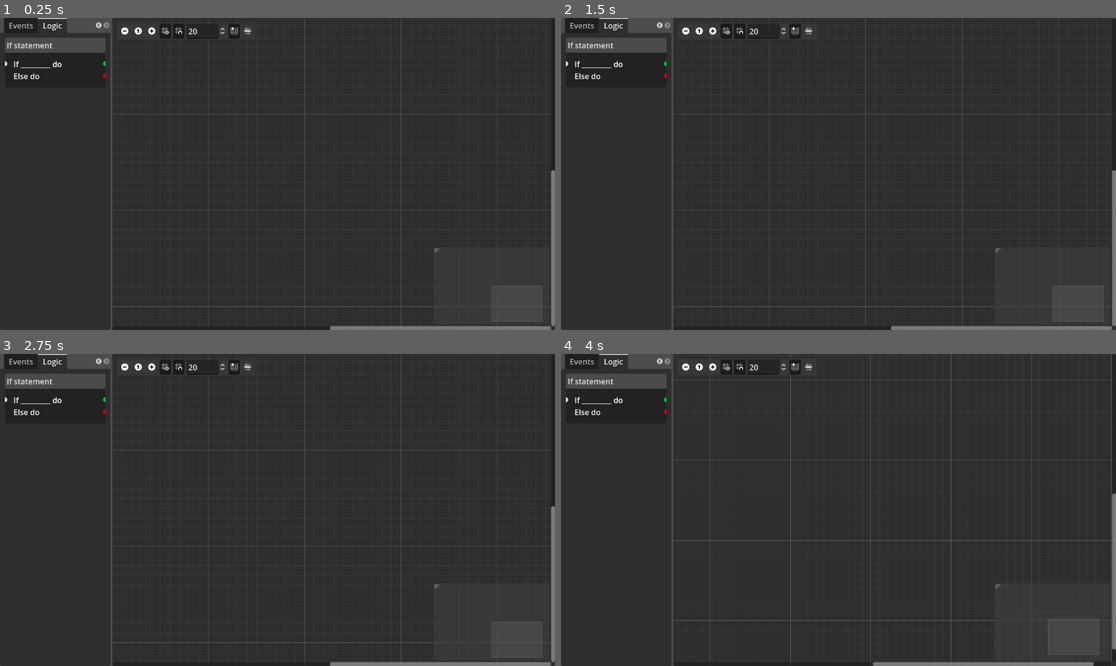
Above: before the commit, frames 1-4 (two rows, left to right).
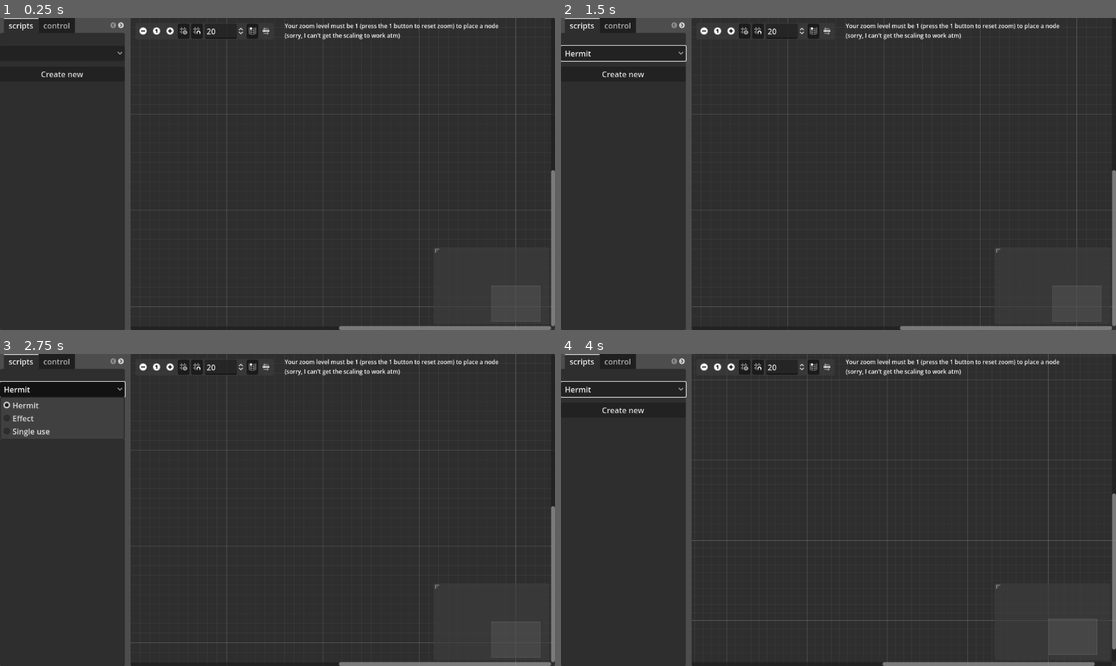
Above: after the commit, the same moments.

Repository: Tyrannicodin/card-creator
Game: Godot game, scene res://script_editor/editor.tscn
Two runs of this game, one before a commit and one after it. Both use one fixed random seed, a clock stepped at 60 frames per second and the inputs below. The project has no main scene, so this scene is started directly.
Inputs (mouse positions are in pixels of both pictures, inside the frame that each line leads up to; where the layout moved, square brackets give the same spot in the first picture):
- Up to frame 1 (0.25 s): no input
- Up to frame 2 (1.5 s): click (622, 52) at 0.52 s; click (622, 74) at 1.25 s, where only the run after the commit has a clickable "Create new"
- Up to frame 3 (2.75 s): click (61, 388) at 2 s, where only the run after the commit has a clickable "Hermit"
- Up to frame 4 (4 s): click (622, 410) at 2.75 s, where only the run after the commit has a clickable "Create new"; click (705, 366) [683, 366] at 3.5 s

The runs differ from the first frame. In frame 1, 4.2% of the frame differs, in the area x 0-98%, y 0-100%; in frame 2, 4.3%; in frame 3, 5.7%; in frame 4, 4.7%.

Commit message:
Script stuff

Diff:
--- a/resources/enums.gd
+++ b/resources/enums.gd
@@ -33,3 +33,11 @@
     SPEEDRUNNER,
     TERRAFORM,
 }
+
+enum ComponentType {
+    BOOLEAN,
+    NUMBER,
+    ROW,
+    TEXT,
+    CARD,
+}
--- a/script_editor/Graph.gd
+++ b/script_editor/Graph.gd
@@ -4,7 +4,20 @@
 func _ready():
 	add_valid_connection_type(0, 1)
 	add_valid_connection_type(1, 0)
+	add_valid_connection_type(2, 3)
+	add_valid_connection_type(3, 2)
 	connect("connection_request", _on_connection_request)
 
 func _on_connection_request(from_node: StringName, from_port: int, to_node: StringName, to_port: int):
+	#TODO: Recursion checker
 	connect_node(from_node, from_port, to_node, to_port)
+
+func _on_disconnection_request(from_node: StringName, from_port: int, to_node: StringName, to_port: int):
+	disconnect_node(from_node, from_port, to_node, to_port)
+
+func _can_drop_data(_at_position, data):
+	return data.has("node") and zoom == 1
+
+func _drop_data(at_position, data):
+	data["node"].reparent(self)
+	data["node"].position_offset = scroll_offset + at_position - data["held_offset"]
--- a/script_editor/editor.tscn
+++ b/script_editor/editor.tscn
@@ -1,9 +1,12 @@
-[gd_scene load_steps=3 format=3 uid="uid://j5pukgbpwgso"]
+[gd_scene load_steps=4 format=3 uid="uid://j5pukgbpwgso"]
 
-[ext_resource type="PackedScene" uid="uid://cf54y5vm4nhdc" path="res://script_editor/node_spawners/control/if_statement.tscn" id="1_eev7b"]
-[ext_resource type="Script" path="res://script_editor/Graph.gd" id="2_4x8hf"]
+[ext_resource type="Script" path="res://script_editor/script_loader.gd" id="1_51s2h"]
+[ext_resource type="Script" path="res://script_editor/graph.gd" id="2_4x8hf"]
 
-[node name="editor" type="HBoxContainer"]
+[sub_resource type="LabelSettings" id="LabelSettings_wsinc"]
+font_size = 12
+
+[node name="editor" type="HSplitContainer"]
 anchors_preset = 15
 anchor_right = 1.0
 anchor_bottom = 1.0
@@ -13,20 +16,19 @@
 [node name="TabContainer" type="TabContainer" parent="."]
 layout_mode = 2
 size_flags_horizontal = 3
-size_flags_stretch_ratio = 0.25
-current_tab = 2
+size_flags_stretch_ratio = 0.3
+script = ExtResource("1_51s2h")
 
-[node name="Scripts" type="VSplitContainer" parent="TabContainer"]
-visible = false
+[node name="scripts" type="VSplitContainer" parent="TabContainer"]
 layout_mode = 2
 
-[node name="Current" type="VBoxContainer" parent="TabContainer/Scripts"]
+[node name="Current" type="VBoxContainer" parent="TabContainer/scripts"]
 layout_mode = 2
 
-[node name="Name" type="Label" parent="TabContainer/Scripts/Current"]
+[node name="Name" type="Label" parent="TabContainer/scripts/Current"]
 layout_mode = 2
 
-[node name="Type" type="OptionButton" parent="TabContainer/Scripts/Current"]
+[node name="Type" type="OptionButton" parent="TabContainer/scripts/Current"]
 layout_mode = 2
 item_count = 3
 popup/item_0/text = "Hermit"
@@ -36,38 +38,25 @@
 popup/item_2/text = "Single use"
 popup/item_2/id = 2
 
-[node name="Files" type="VBoxContainer" parent="TabContainer/Scripts"]
+[node name="Files" type="VBoxContainer" parent="TabContainer/scripts"]
 layout_mode = 2
 
-[node name="New" type="Button" parent="TabContainer/Scripts/Files"]
+[node name="New" type="Button" parent="TabContainer/scripts/Files"]
 layout_mode = 2
 text = "Create new"
-
-[node name="Events" type="VBoxContainer" parent="TabContainer"]
-visible = false
-layout_mode = 2
-
-[node name="Logic" type="MarginContainer" parent="TabContainer"]
-layout_mode = 2
-theme_override_constants/margin_left = 10
-theme_override_constants/margin_top = 10
-theme_override_constants/margin_right = 10
-theme_override_constants/margin_bottom = 10
-
-[node name="ScrollContainer" type="ScrollContainer" parent="TabContainer/Logic"]
-layout_mode = 2
-
-[node name="VBoxContainer" type="VBoxContainer" parent="TabContainer/Logic/ScrollContainer"]
-layout_mode = 2
-size_flags_horizontal = 3
-size_flags_vertical = 3
-
-[node name="If statement" parent="TabContainer/Logic/ScrollContainer/VBoxContainer" instance=ExtResource("1_eev7b")]
-layout_mode = 2
-offset_right = 209.0
-offset_bottom = 103.0
 
 [node name="GraphEdit" type="GraphEdit" parent="."]
 layout_mode = 2
 size_flags_horizontal = 3
+right_disconnects = true
 script = ExtResource("2_4x8hf")
+
+[node name="Label" type="Label" parent="GraphEdit"]
+layout_mode = 0
+offset_left = 320.0
+offset_top = 8.0
+offset_right = 764.0
+offset_bottom = 45.0
+text = "Your zoom level must be 1 (press the 1 button to reset zoom) to place a node
+(sorry, I can't get the scaling to work atm)"
+label_settings = SubResource("LabelSettings_wsinc")
--- a/script_editor/node_spawners/component.gd
+++ /dev/null
@@ -1,9 +0,0 @@
-extends Label
-
-@export_group("left")
-@export var left: bool = false
-@export var left_color: Color = "ffffff"
-
-@export_group("right")
-@export var right: bool = false
-@export var right_color: Color = "ffffff"
--- a/script_editor/node_spawners/control/if_statement.tscn
+++ b/script_editor/node_spawners/control/if_statement.tscn
@@ -1,43 +1,36 @@
-[gd_scene load_steps=3 format=3 uid="uid://cf54y5vm4nhdc"]
+[gd_scene load_steps=2 format=3 uid="uid://cf54y5vm4nhdc"]
 
 [ext_resource type="Script" path="res://script_editor/node_spawners/script_node.gd" id="1_ke7jj"]
-[ext_resource type="Script" path="res://script_editor/node_spawners/component.gd" id="2_tdfww"]
 
 [node name="If statement" type="GraphNode"]
 offset_right = 9.0
 offset_bottom = 55.0
-slot/0/left_enabled = false
-slot/0/left_type = 0
+resizable = true
+title = "If Statement"
+slot/0/left_enabled = true
+slot/0/left_type = 2
 slot/0/left_color = Color(1, 1, 1, 1)
 slot/0/left_icon = null
-slot/0/right_enabled = false
-slot/0/right_type = 0
+slot/0/right_enabled = true
+slot/0/right_type = 3
 slot/0/right_color = Color(1, 1, 1, 1)
 slot/0/right_icon = null
 slot/0/draw_stylebox = true
-slot/1/left_enabled = false
+slot/1/left_enabled = true
 slot/1/left_type = 0
-slot/1/left_color = Color(1, 1, 1, 1)
+slot/1/left_color = Color(0, 1, 1, 1)
 slot/1/left_icon = null
-slot/1/right_enabled = false
-slot/1/right_type = 0
+slot/1/right_enabled = true
+slot/1/right_type = 3
 slot/1/right_color = Color(1, 1, 1, 1)
 slot/1/right_icon = null
 slot/1/draw_stylebox = true
 script = ExtResource("1_ke7jj")
 
-[node name="If" type="Label" parent="."]
+[node name="Label" type="Label" parent="."]
 layout_mode = 2
-text = "If _________ do
-"
-script = ExtResource("2_tdfww")
-left = true
-right = true
-right_color = Color(0, 0.882353, 0.243137, 1)
+text = "If ... do"
 
 [node name="Else" type="Label" parent="."]
 layout_mode = 2
-text = "Else do"
-script = ExtResource("2_tdfww")
-right = true
-right_color = Color(0.941176, 0, 0.0470588, 1)
+text = "Else do            "
--- /dev/null
+++ b/script_editor/node_spawners/events/on_attach.tscn
@@ -0,0 +1,21 @@
+[gd_scene load_steps=2 format=3 uid="uid://cvnxiivydut2v"]
+
+[ext_resource type="Script" path="res://script_editor/node_spawners/script_node.gd" id="1_cmki7"]
+
+[node name="OnAttach" type="GraphNode"]
+tooltip_text = "Triggered when the card is first attached"
+title = "On Attach"
+slot/0/left_enabled = false
+slot/0/left_type = 0
+slot/0/left_color = Color(1, 1, 1, 1)
+slot/0/left_icon = null
+slot/0/right_enabled = true
+slot/0/right_type = 3
+slot/0/right_color = Color(1, 1, 1, 1)
+slot/0/right_icon = null
+slot/0/draw_stylebox = true
+script = ExtResource("1_cmki7")
+
+[node name="Label" type="Label" parent="."]
+layout_mode = 2
+horizontal_alignment = 1
--- /dev/null
+++ b/script_editor/node_spawners/events/on_detach.tscn
@@ -0,0 +1,21 @@
+[gd_scene load_steps=2 format=3 uid="uid://ss6time752ho"]
+
+[ext_resource type="Script" path="res://script_editor/node_spawners/script_node.gd" id="1_6htm8"]
+
+[node name="OnDetach" type="GraphNode"]
+tooltip_text = "Triggered when the card is removed from the board"
+title = "On Attach"
+slot/0/left_enabled = false
+slot/0/left_type = 0
+slot/0/left_color = Color(1, 1, 1, 1)
+slot/0/left_icon = null
+slot/0/right_enabled = true
+slot/0/right_type = 3
+slot/0/right_color = Color(1, 1, 1, 1)
+slot/0/right_icon = null
+slot/0/draw_stylebox = true
+script = ExtResource("1_6htm8")
+
+[node name="Label" type="Label" parent="."]
+layout_mode = 2
+horizontal_alignment = 1
--- /dev/null
+++ b/script_editor/node_spawners/logic/equal.tscn
@@ -0,0 +1,35 @@
+[gd_scene load_steps=2 format=3 uid="uid://dq6a8me031yai"]
+
+[ext_resource type="Script" path="res://script_editor/node_spawners/script_node.gd" id="1_yh72r"]
+
+[node name="Equal" type="GraphNode"]
+offset_right = 56.0
+offset_bottom = 80.0
+resizable = true
+title = "A == B"
+slot/0/left_enabled = true
+slot/0/left_type = 0
+slot/0/left_color = Color(0, 1, 1, 1)
+slot/0/left_icon = null
+slot/0/right_enabled = true
+slot/0/right_type = 1
+slot/0/right_color = Color(0, 1, 1, 1)
+slot/0/right_icon = null
+slot/0/draw_stylebox = true
+slot/1/left_enabled = true
+slot/1/left_type = 0
+slot/1/left_color = Color(0, 1, 1, 1)
+slot/1/left_icon = null
+slot/1/right_enabled = false
+slot/1/right_type = 0
+slot/1/right_color = Color(1, 1, 1, 1)
+slot/1/right_icon = null
+slot/1/draw_stylebox = true
+script = ExtResource("1_yh72r")
+
+[node name="LabelTop" type="Label" parent="."]
+layout_mode = 2
+
+[node name="LabelBot" type="Label" parent="."]
+layout_mode = 2
+tooltip_text = "Is A the same as B"
--- /dev/null
+++ b/script_editor/node_spawners/logic/not.tscn
@@ -0,0 +1,21 @@
+[gd_scene load_steps=2 format=3 uid="uid://b21p4rkd6juvh"]
+
+[ext_resource type="Script" path="res://script_editor/node_spawners/script_node.gd" id="1_aoan5"]
+
+[node name="Not" type="GraphNode"]
+tooltip_text = "Inverts A"
+resizable = true
+title = "Not A"
+slot/0/left_enabled = true
+slot/0/left_type = 0
+slot/0/left_color = Color(0, 1, 1, 1)
+slot/0/left_icon = null
+slot/0/right_enabled = true
+slot/0/right_type = 1
+slot/0/right_color = Color(0, 1, 1, 1)
+slot/0/right_icon = null
+slot/0/draw_stylebox = true
+script = ExtResource("1_aoan5")
+
+[node name="Label" type="Label" parent="."]
+layout_mode = 2
--- /dev/null
+++ b/script_editor/node_spawners/logic/unequal.tscn
@@ -0,0 +1,35 @@
+[gd_scene load_steps=2 format=3 uid="uid://fvy5ognl6x2x"]
+
+[ext_resource type="Script" path="res://script_editor/node_spawners/script_node.gd" id="1_m8akd"]
+
+[node name="Equal" type="GraphNode"]
+offset_right = 56.0
+offset_bottom = 80.0
+tooltip_text = "Is A different to B"
+resizable = true
+title = "A != B"
+slot/0/left_enabled = true
+slot/0/left_type = 0
+slot/0/left_color = Color(0, 1, 1, 1)
+slot/0/left_icon = null
+slot/0/right_enabled = true
+slot/0/right_type = 1
+slot/0/right_color = Color(0, 1, 1, 1)
+slot/0/right_icon = null
+slot/0/draw_stylebox = true
+slot/1/left_enabled = true
+slot/1/left_type = 0
+slot/1/left_color = Color(0, 1, 1, 1)
+slot/1/left_icon = null
+slot/1/right_enabled = false
+slot/1/right_type = 0
+slot/1/right_color = Color(1, 1, 1, 1)
+slot/1/right_icon = null
+slot/1/draw_stylebox = true
+script = ExtResource("1_m8akd")
+
+[node name="LabelTop" type="Label" parent="."]
+layout_mode = 2
+
+[node name="LabelBot" type="Label" parent="."]
+layout_mode = 2
--- /dev/null
+++ b/script_editor/node_spawners/node_folder.tscn
@@ -0,0 +1,17 @@
+[gd_scene format=3 uid="uid://bjucnbqoqww17"]
+
+[node name="Outer" type="ScrollContainer"]
+size_flags_horizontal = 3
+size_flags_vertical = 3
+
+[node name="Margin" type="MarginContainer" parent="."]
+layout_mode = 2
+size_flags_horizontal = 3
+size_flags_vertical = 3
+theme_override_constants/margin_left = 10
+theme_override_constants/margin_top = 10
+theme_override_constants/margin_right = 10
+theme_override_constants/margin_bottom = 10
+
+[node name="NodeList" type="VBoxContainer" parent="Margin"]
+layout_mode = 2
--- a/script_editor/node_spawners/script_node.gd
+++ b/script_editor/node_spawners/script_node.gd
@@ -1,18 +1,14 @@
 extends GraphNode
 
 
-func _ready():
-	title = name
+func _get_drag_data(at_position):
+	if get_parent() is GraphEdit:
+		return
 
-	var i = 0
-	for child in get_children():
-		set_slot_enabled_left(i, child.left)
-		if child.left:
-			set_slot_type_left(i, 0)
-			set_slot_color_left(i, child.left_color)
-
-		set_slot_enabled_right(i, child.right)
-		if child.right:
-			set_slot_type_right(i, 1)
-			set_slot_color_right(i, child.right_color)
-		i += 1
+	print("Drag requested   ", at_position)
+	var preview: Control = Control.new()
+	var copy: GraphNode = duplicate()
+	preview.add_child(copy)
+	copy.position = -at_position
+	set_drag_preview(preview)
+	return {"node": copy, "held_offset": at_position}
--- /dev/null
+++ b/script_editor/script_loader.gd
@@ -0,0 +1,16 @@
+@tool extends TabContainer
+
+
+const folder_target: String = "res://script_editor/node_spawners"
+
+@onready var node_folder: PackedScene = preload("res://script_editor/node_spawners/node_folder.tscn")
+
+func _ready():
+	var folders = DirAccess.open(folder_target)
+	for folder in folders.get_directories():
+		var new_category = node_folder.instantiate()
+		new_category.name = folder
+		var node_container = new_category.get_node("Margin/NodeList")
+		for file in DirAccess.get_files_at(folder_target + "/" + folder):
+			node_container.add_child(load(folder_target + "/" + folder + "/" + file).instantiate())
+		add_child(new_category)
